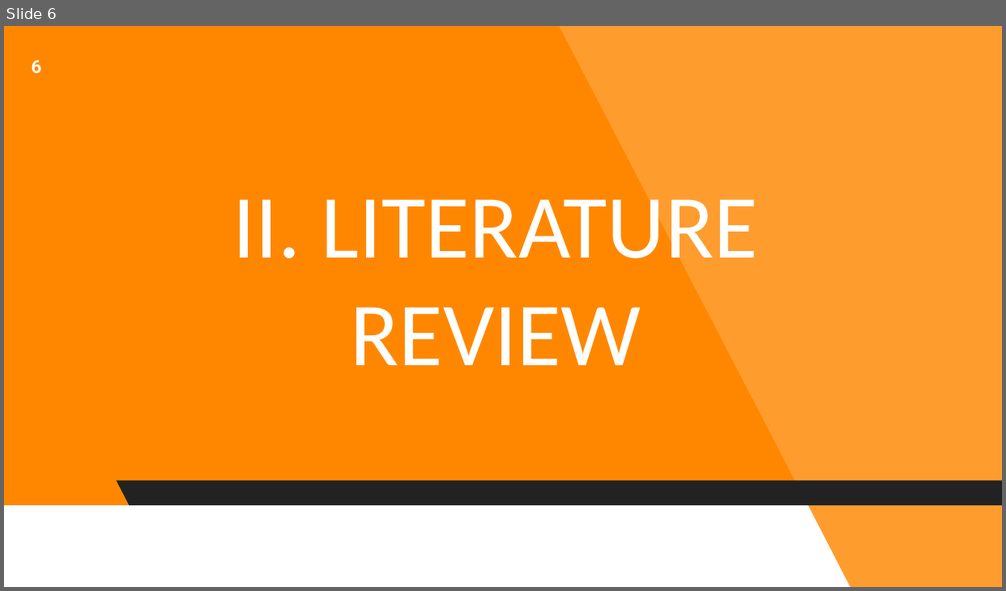
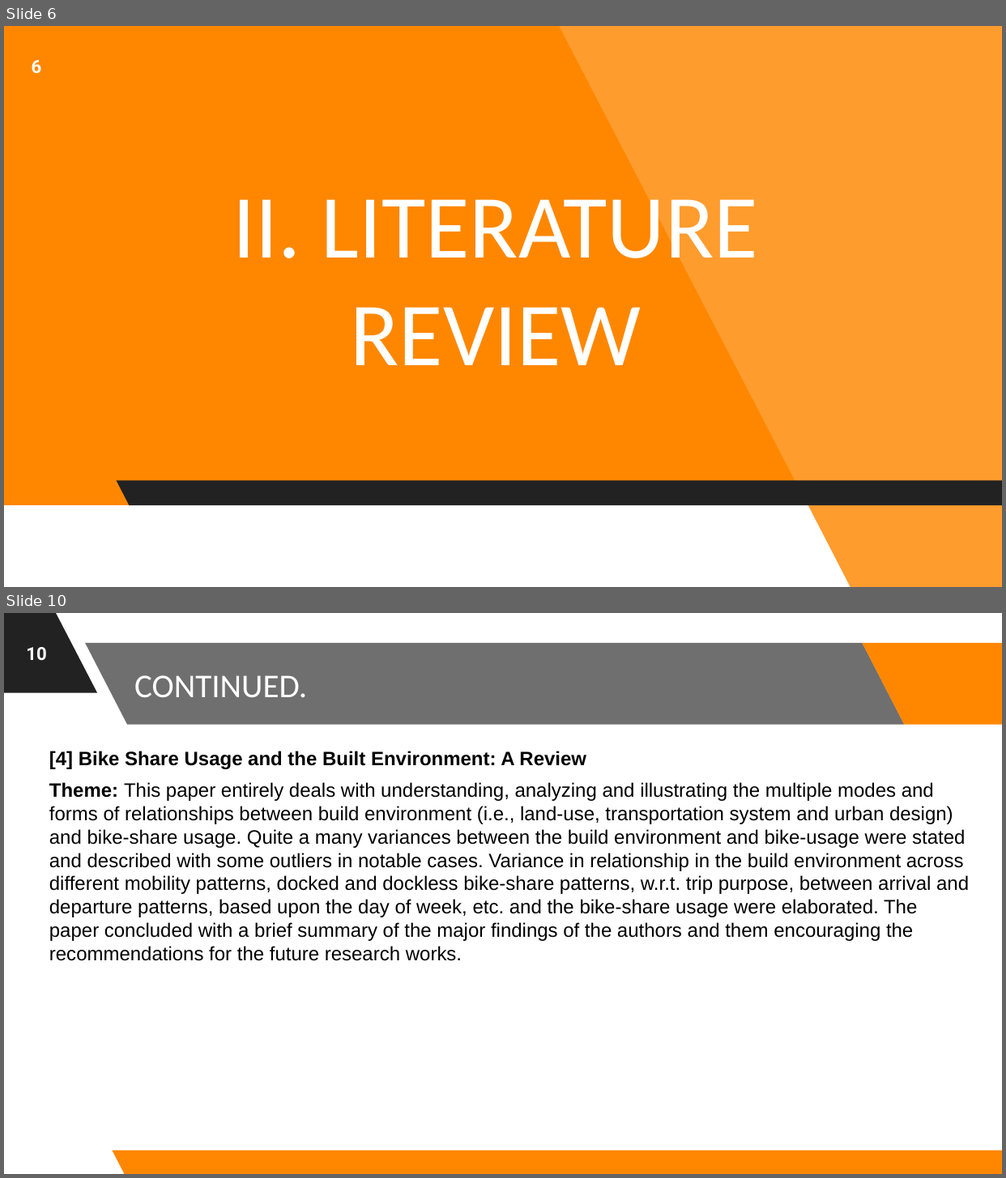
Before and after one commit to astrodestroyergithub/Divvy-Bike-Share, a slide deck: PPTS/19BCE1156_Tamojit_Roy_Capstone_Project_B.Tech_CSE_2019-23_Review-1.pptx. Shown one above the other, each under a label of ours: slide 6 before the commit, slides 6 and 10 after it; the slides between them are not shown. The pictures are 1006x591 and 1006x1178 pixels, drawn with LibreOffice and Linux fonts; fonts in the diff are those of the drawing; background and template pictures are left out. Boxes give left, top, right and bottom in pixels: in the first picture for what was removed or moved away, otherwise in the second. Text is boxed around its words. In the diff, an @@ line names an element or a change of style, - is before the commit and + after.

Commit message:
Written Themes-Discoverd-in-Review in Review-1 PPT

```diff
--- a/PPTS/19BCE1156_Tamojit_Roy_Capstone_Project_B.Tech_CSE_2019-23_Review-1.pptx
+++ b/PPTS/19BCE1156_Tamojit_Roy_Capstone_Project_B.Tech_CSE_2019-23_Review-1.pptx
@@ slide 10 added at [4, 613, 1002, 1174], background picture (left out) @@
@@ freeform shape added at [4, 613, 360, 1174], fill #FFFFFF at 18% opacity @@
@@ parallelogram added at [4, 613, 97, 693], fill #222222 @@
@@ parallelogram added at [56, 613, 113, 694], fill #FFFFFF @@
@@ page number added at [26, 647, 46, 661], 13 pt, text #FFFFFF, bold @@
+10
@@ parallelogram added at [85, 643, 904, 725], fill #222222 at 65% opacity @@
@@ parallelogram added at [863, 643, 1002, 725], fill #FF8700 @@
@@ title added at [134, 675, 307, 697], 24 pt, text #FFFFFF @@
+CONTINUED.
@@ text added at [49, 751, 969, 961], 14 pt, text #000000 @@
+[4] Bike Share Usage and the Built Environment: A Review
+Theme: This paper entirely deals with understanding, analyzing and illustrating the multiple modes and forms of relationships between build environment (i.e., land-use, transportation system and urban design) and bike-share usage. Quite a many variances between the build environment and bike-usage were stated and described with some outliers in notable cases. Variance in relationship in the build environment across different mobility patterns, docked and dockless bike-share patterns, w.r.t. trip purpose, between arrival and departure patterns, based upon the day of week, etc. and the bike-share usage were elaborated. The paper concluded with a brief summary of the major findings of the authors and them encouraging the recommendations for the future research works.
@@ parallelogram added at [112, 1151, 1002, 1174], fill #FF8700 @@
```
Also in this commit, not shown: 6 slides changed, 19 other slides added, 1 other file.
